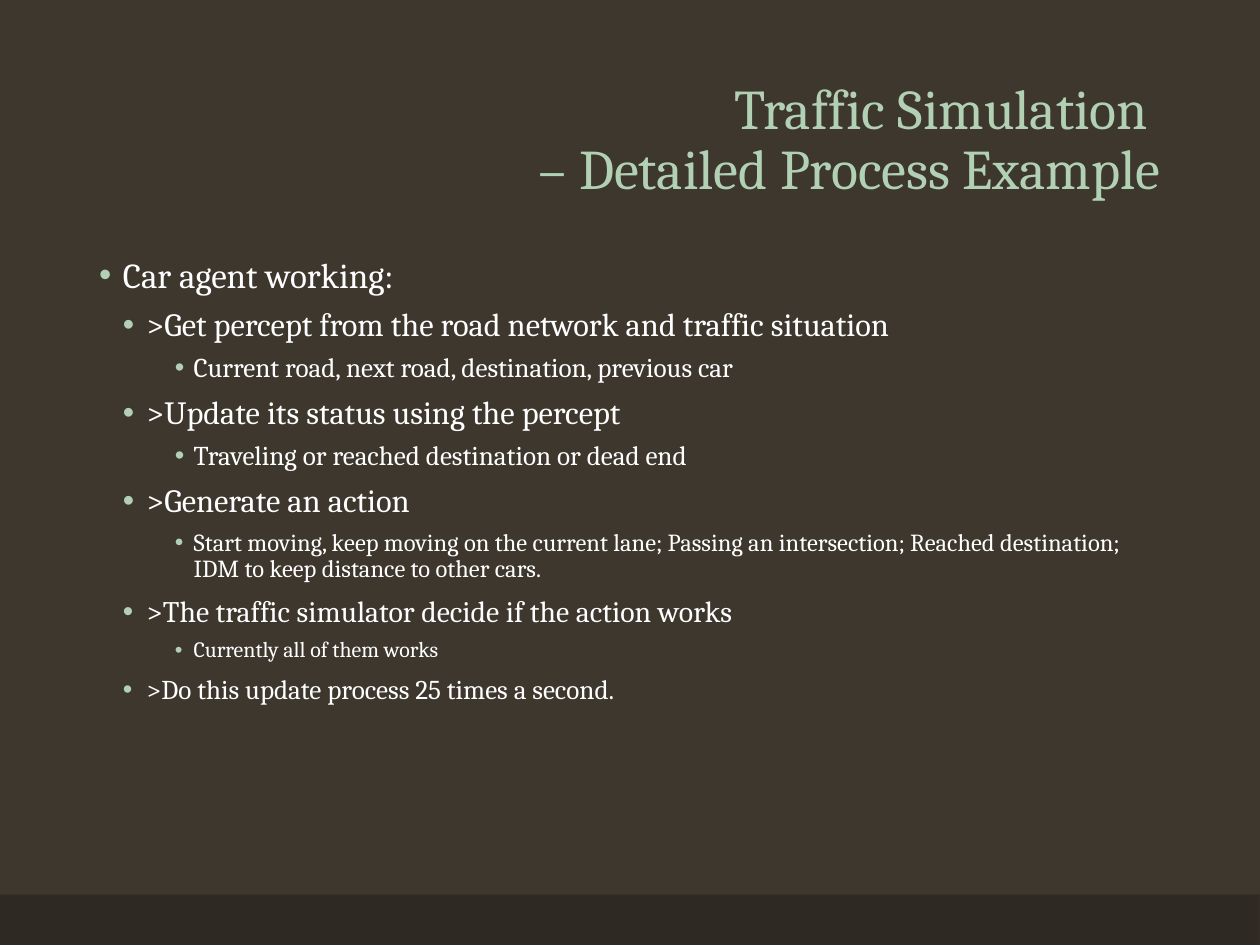
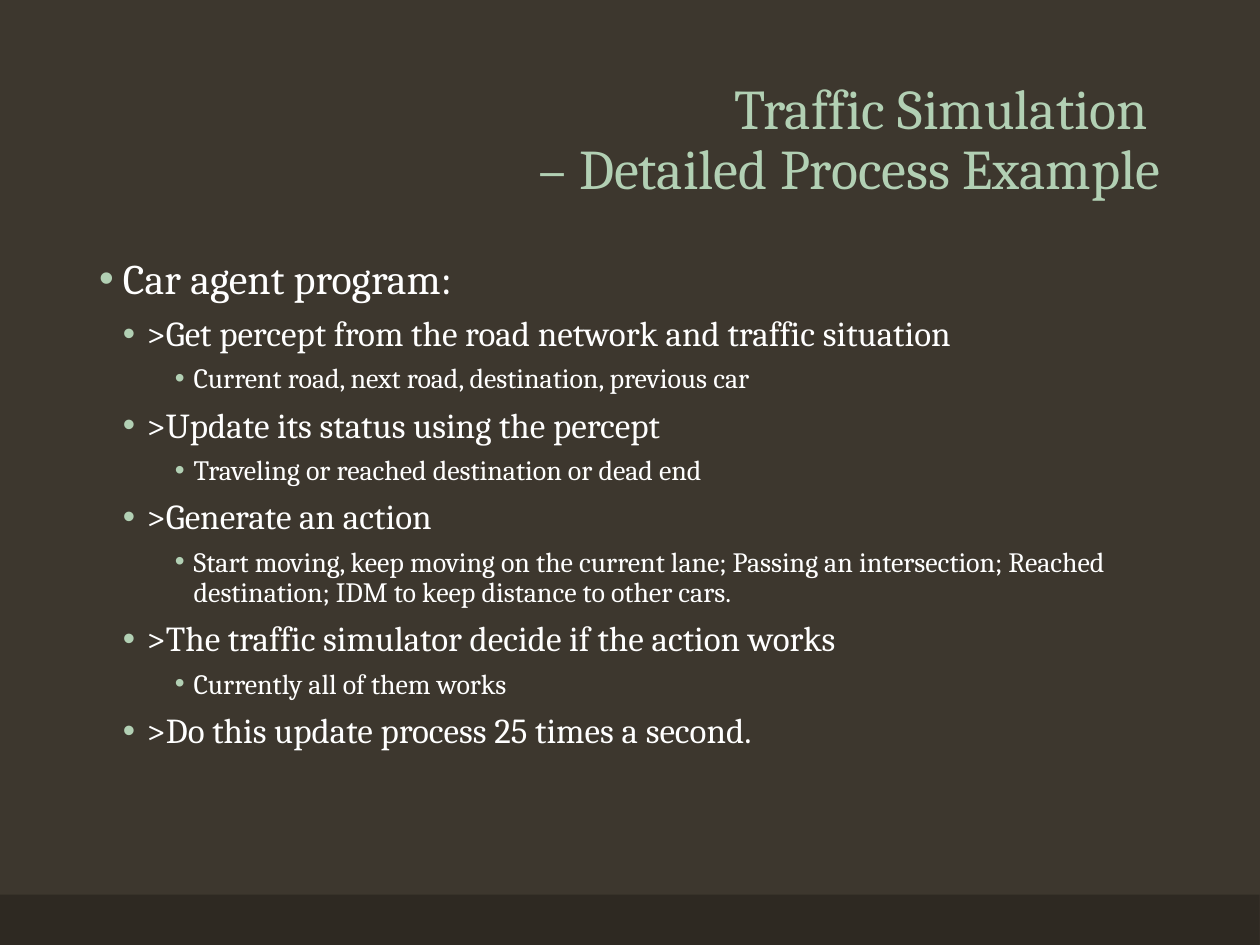
Before and after one commit to CharlieFaceButt/Traffic-Simulation, a slide deck: slide 12 of Presentation.pptx. Drawn at 1260x945 pixels with LibreOffice and Linux fonts; fonts in the diff are those of the drawing. Boxes give left, top, right and bottom in pixels: in the first picture for what was removed or moved away, otherwise in the second. Text is boxed around its words. In the diff, an @@ line names an element or a change of style, - is before the commit and + after.

```diff
--- a/Presentation.pptx
+++ b/Presentation.pptx
@@ text at [123,265,452,303]: text changed; size 20 to 24 pt @@
-• Car agent working:
+• Car agent program:
@@ text at [146,321,1104,751]: size 18.5 to 20 pt in ">Get percept from the road network and ...", ">Update its status using the percept", ">Generate an action"; size 15.5 to 16 pt in "Current road, next road, destination, previous car", "Traveling or reached destination or dead end"; size 14 to 16 pt in "Start moving, keep moving on the current ..."; size 17 to 20 pt in ">The traffic simulator decide if the action ..."; size 12.5 to 16 pt in "Currently all of them works"; size 15.5 to 20 pt in ">Do this update process 25 times a ..." @@
```
Also in this commit, not shown: 6 other slides changed, 3 slides added, 3 other files.
